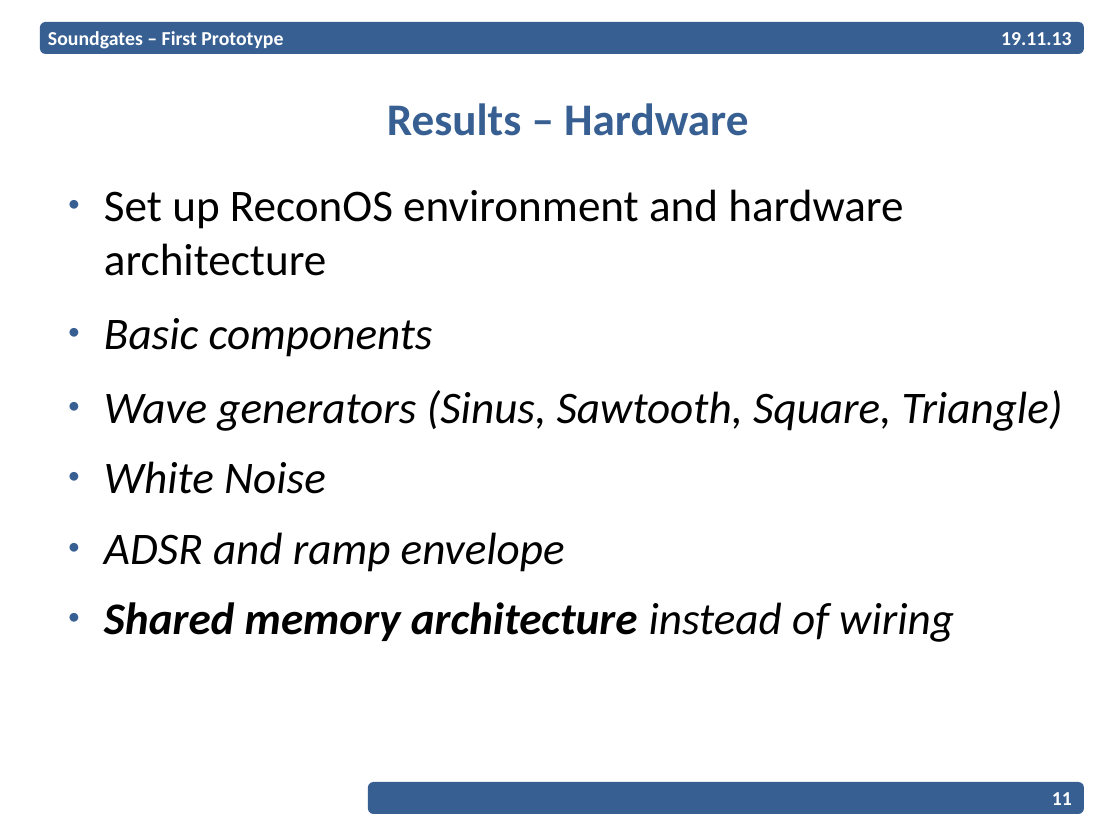
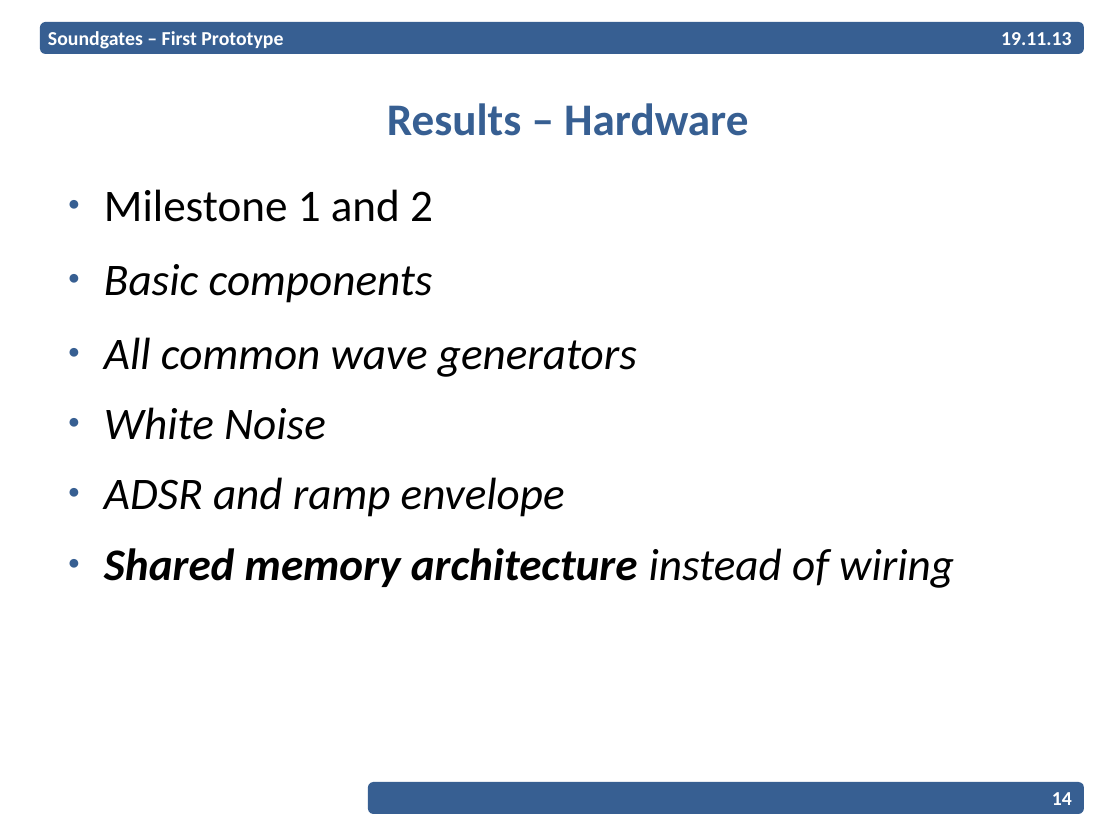
Before and after one commit to EPiCS/soundgates, a slide deck: slide 14 of documents/milestone1-2-presentation/Presentation.odp (slide 11 before the commit). Drawn at 1120x840 pixels with LibreOffice and Linux fonts; fonts in the diff are those of the drawing; background and template pictures are left out. Boxes give left, top, right and bottom in pixels: in the first picture for what was removed or moved away, otherwise in the second. Text is boxed around its words. In the diff, an @@ line names an element or a change of style, - is before the commit and + after.

```diff
--- a/documents/milestone1-2-presentation/Presentation.odp
+++ b/documents/milestone1-2-presentation/Presentation.odp
@@ text at <box>104,189,433,222</box>: text changed @@
-● Set up ReconOS environment and hardware architecture
+● Milestone 1 and 2
@@ text at <box>104,337,637,377</box>: text changed @@
-  ● Wave generators (Sinus, Sawtooth, Square, Triangle)
+  ● All common wave generators
@@ page number at <box>1052,792,1072,805</box>: text changed @@
-11
+14
```
Also in this commit, not shown: 4 other slides changed, 3 slides added.
